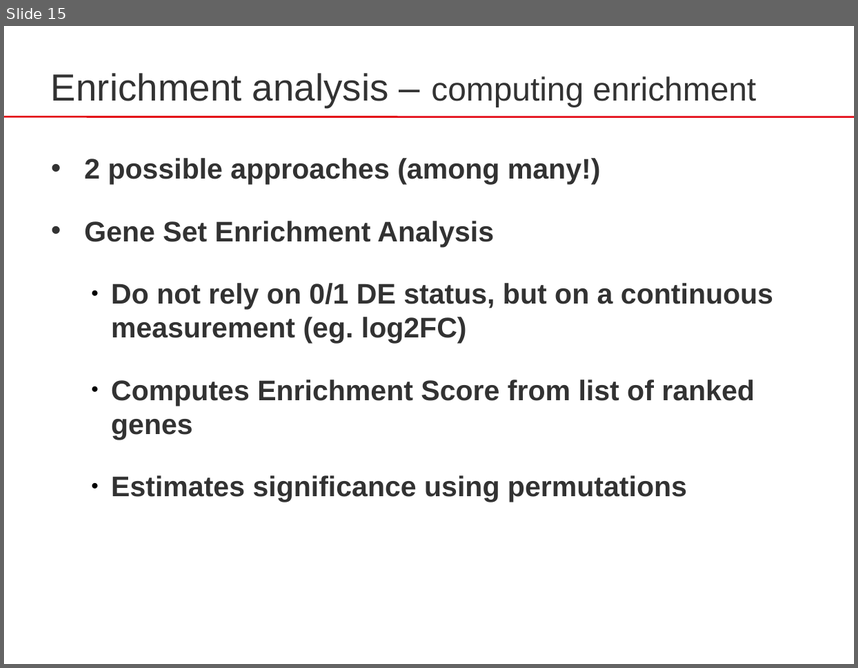
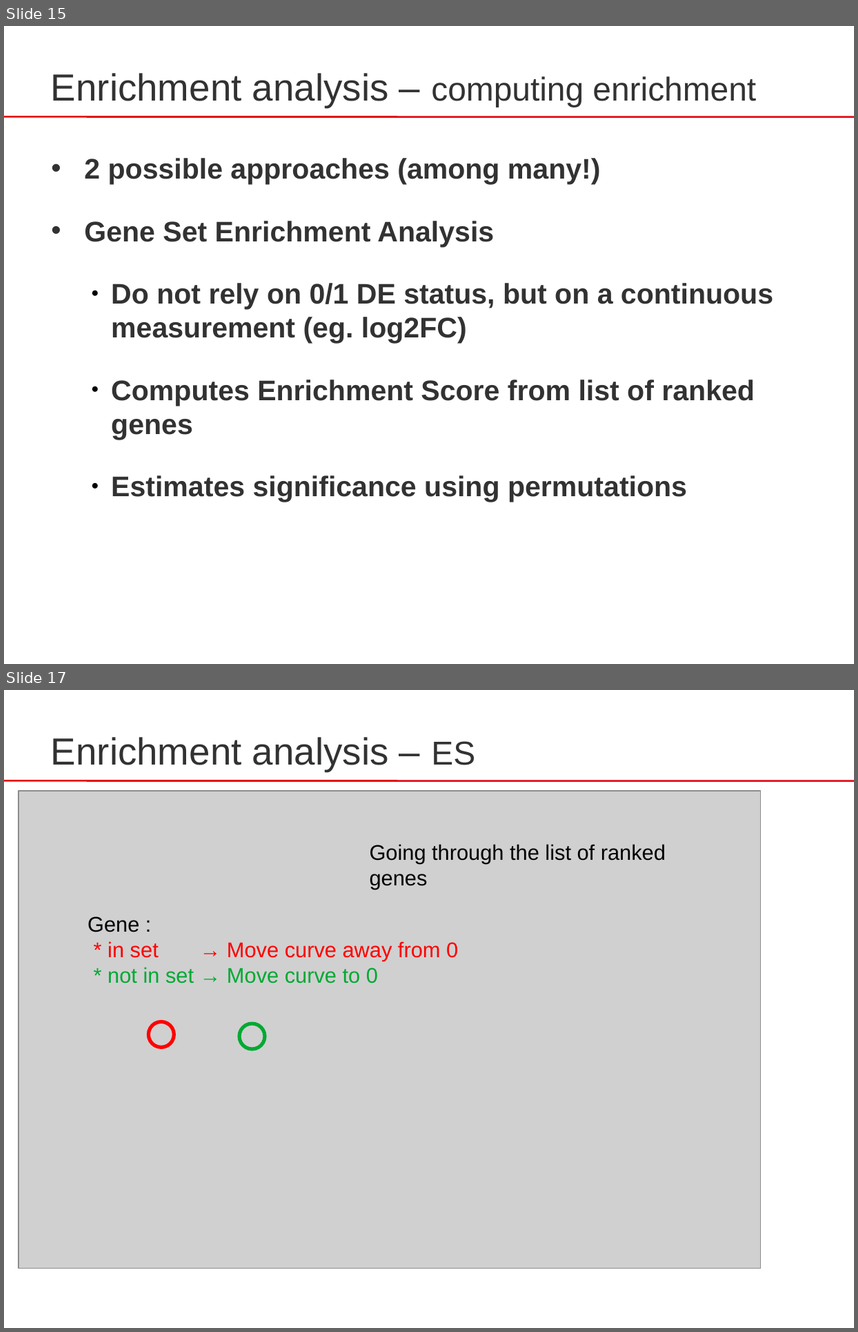
Before and after one commit to sib-swiss/RNAseq-introduction-training, a slide deck: docs/assets/pptx/RNA-Seq_07_Enrichment_analysis.pptx. Shown one above the other, each under a label of ours: slide 15 before the commit, slides 15 and 17 after it; the slides between them are not shown. The pictures are 858x668 and 858x1332 pixels, drawn with LibreOffice and Linux fonts; fonts in the diff are those of the drawing; grey boxes stand for pictures. Boxes give left, top, right and bottom in pixels: in the first picture for what was removed or moved away, otherwise in the second. Text is boxed around its words. In the diff, an @@ line names an element or a change of style, - is before the commit and + after.

```diff
--- a/docs/assets/pptx/RNA-Seq_07_Enrichment_analysis.pptx
+++ b/docs/assets/pptx/RNA-Seq_07_Enrichment_analysis.pptx
@@ slide 17 added at box(4, 690, 854, 1328), background #FFFFFF; not listed: 1 template element that a slide beside it also shows @@
@@ text added at box(51, 737, 475, 771), 32 pt, text #323232 @@
+Enrichment analysis – ES
@@ picture added at box(18, 791, 760, 1268) @@
@@ text added at box(370, 844, 666, 889), 18 pt, text #000000 @@
+Going through the list of ranked genes
@@ text added at box(87, 916, 458, 983), 18 pt, text #FF0000 @@
+Gene :
+* in set → Move curve away from 0
+* not in set → Move curve to 0
@@ ellipse added at box(148, 1021, 174, 1047), outline #FF0000 3 pt @@
@@ ellipse added at box(239, 1023, 265, 1049), outline #00A933 3 pt @@
```
Also in this commit, not shown: 1 slide changed, 4 other slides added, 2 other files.
